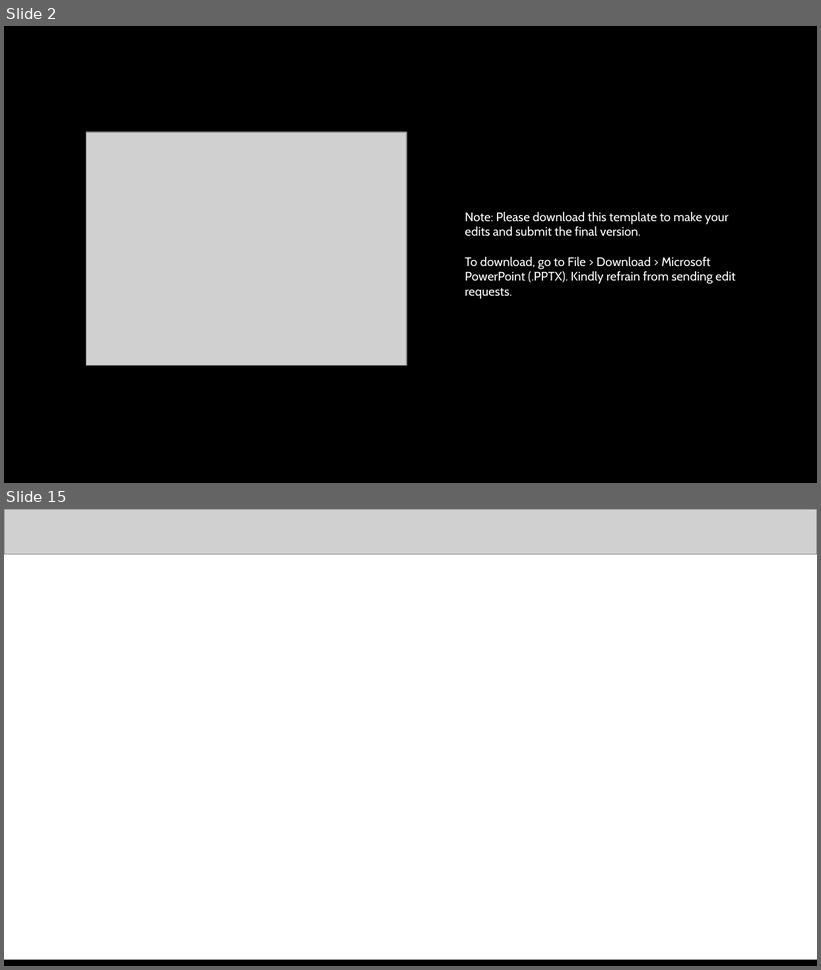
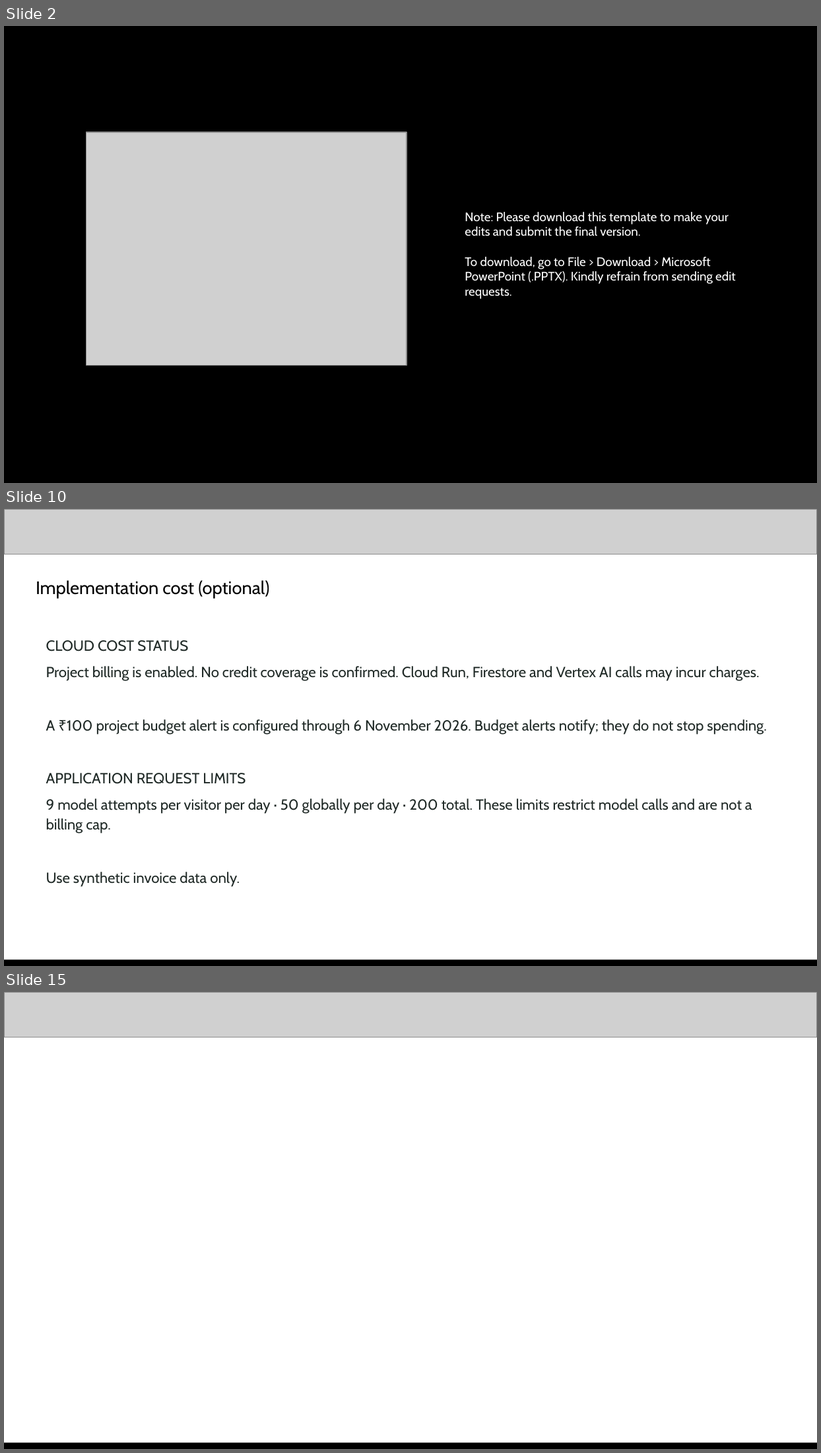
Before and after one commit to NikhilBudaniya/scamshield, a slide deck: artifacts/scamshield-hack2skill-submission.pptx. Shown one above the other, each under a label of ours: slides 2 and 15 before the commit, slides 2, 10 and 15 after it; the slides between them are not shown. The pictures are 821x970 and 821x1453 pixels, drawn with LibreOffice and Linux fonts; fonts in the diff are those of the drawing; grey boxes stand for pictures. Boxes give left, top, right and bottom in pixels: in the first picture for what was removed or moved away, otherwise in the second. Text is boxed around its words. In the diff, an @@ line names an element or a change of style, - is before the commit and + after.

```diff
--- a/artifacts/scamshield-hack2skill-submission.pptx
+++ b/artifacts/scamshield-hack2skill-submission.pptx
@@ slide 10 added at box(4, 509, 817, 966), background #FFFFFF @@
@@ picture added at box(4, 509, 817, 554) @@
@@ text added at box(36, 580, 269, 598), 16 pt, text #000000 @@
+Implementation cost (optional)
@@ text added at box(46, 640, 766, 887), 13 pt, text #1F2926 @@
+CLOUD COST STATUS
+Project billing is enabled. No credit coverage is confirmed. Cloud Run, Firestore and Vertex AI calls may incur charges.
+A ₹100 project budget alert is configured through 6 November 2026. Budget alerts notify; they do not stop spending.
+APPLICATION REQUEST LIMITS
+9 model attempts per visitor per day · 50 globally per day · 200 total. These limits restrict model calls and are not a billing cap.
+Use synthetic invoice data only.
@@ picture added at box(4, 962, 817, 966) @@
@@ rectangle added at box(4, 960, 817, 966), fill #000000 @@
```
Also in this commit, not shown: 7 slides changed, 4 other slides added, 5 slides removed, 28 other files.
